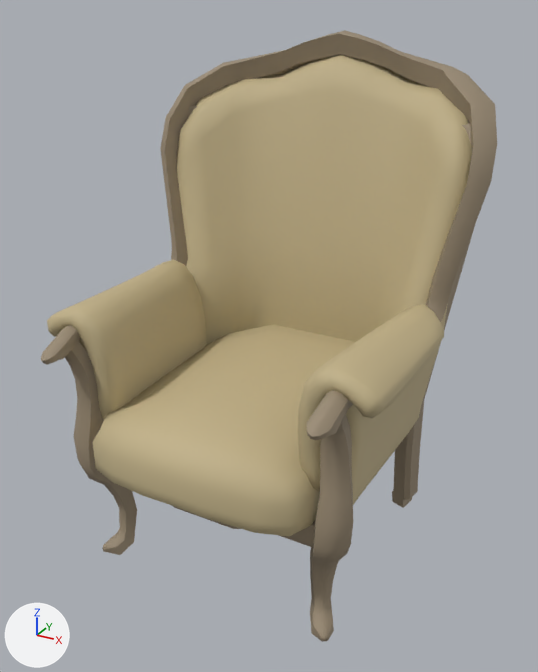
What one commit did to the FBX model Detective_Switch/Assets/Graphics/Statics/ChairPlush/ChairPlush.fbx.
Both versions are drawn from a 50 mm lens placed at (6.772, 2.394, 1.505), pointed at (5.839, 4.091, 0.656). Lighting does not change. The marker at lower left points along +X, +Y and +Z. Where no turn or scale is listed for an object, it has been applied to the vertices.

Script lines for the objects in view, before the commit:
```python
mat_sofapillowmat = principled_material('SofaPillowMat')
mat_sofapillowmat.base_color = (0.538, 0.445, 0.251)  # beige #c2b289
mat_sofapillowmat.roughness = 0.69
me_cube_006 = bpy.data.meshes.new('Cube.006')
me_cube_006.from_pydata(...)  # 1678 vertices, 1610 faces; spans x -0.52..0.52, y -0.457..0.57, z -0.008..1.447
# faces by material slot: [1024, 586]
me_cube_006.materials.append(mat_sofapillowmat)  # beige #c2b289
me_cube_006.materials.append(mat_sofacanvas)  # brown #998a73
ob_chairplush = bpy.data.objects.new('ChairPlush', me_cube_006)
ob_chairplush.location = (5.83, 4.062, 0.0)
```
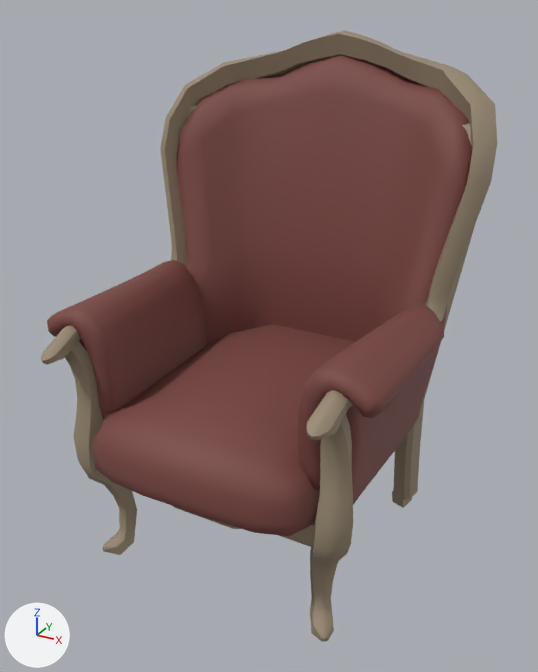
Pixel boxes (x1, y1, x2, y2) of what changed, in the pictures (538 x 672 px):
'ChairPlush', recoloured (beige to brown): (47, 51, 475, 539) in both

Edits to the bpy script that builds the scene:
```text
Change mat_sofapillowmat:
    mat_sofapillowmat.base_color: (0.538, 0.445, 0.251) -> (0.198, 0.063, 0.0545)  # beige #c2b289 -> brown #7b4742
```
